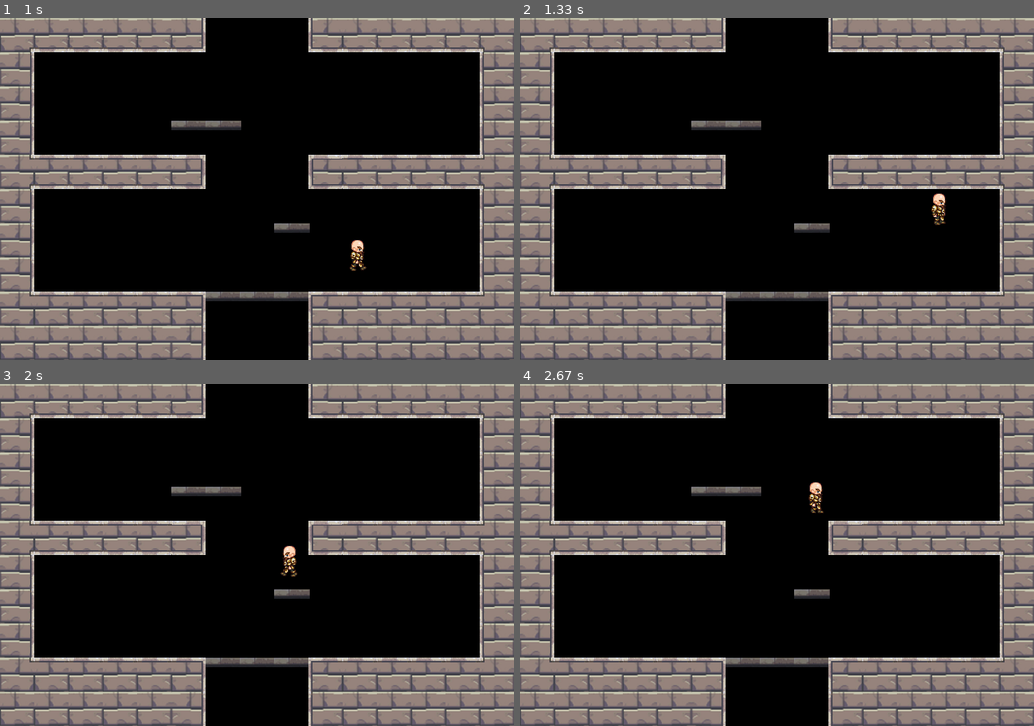
Above: before the commit, frames 1-4 (two rows, left to right).
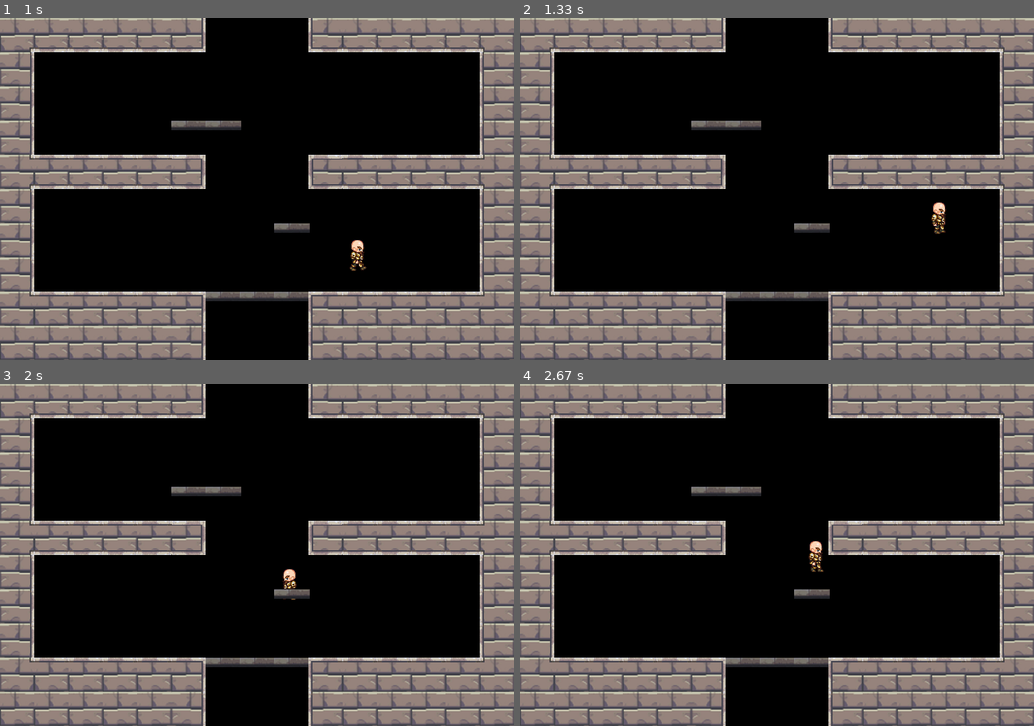
Above: after the commit, the same moments.

Repository: MFTI-summer/ROGUE-LEGACY
Game: pygame game, started from Main Project/Testing.py
Two runs of this game, one before a commit and one after it. Both use one fixed random seed, a clock stepped at 60 frames per second and the inputs below.
Inputs:
- Up to frame 1 (1 s): hold D 0.33-0.8 s; hold D from 0.83 s (still down); tap Space at 0.9 s
- Up to frame 2 (1.33 s): tap Space at 1.2 s; release D at 1.3 s
- Up to frame 3 (2 s): hold A 1.33-1.87 s; tap Space at 1.4, 1.7, 1.97 s; hold A from 1.9 s (still down)
- Up to frame 4 (2.67 s): tap Space at 2.27, 2.4 s; release A at 2.3 s; hold D from 2.33 s (still down)

Frame 1 is identical in both runs. In frame 2, 0.3% of the frame differs, in the area x 80-83%, y 51-64%; in frame 3, 0.3%; in frame 4, 0.4%, in the area x 56-60%, y 28-55%.

Commit message:
Update Hero.py

Diff:
--- a/Main Project/Hero.py
+++ b/Main Project/Hero.py
@@ -102,8 +102,13 @@
 
                 if self.current_speed['y'] < 0:
                     platform_index = self.rect.collidelist(self.level.platforms.sprites())
+                    platform_rect = self.level.platforms.sprites()[platform_index].rect
                     floor_index = self.rect.collidelist(self.level.floor.sprites())
-                    if platform_index != -1 or floor_index != -1:
+                    floor_rect = self.level.floor.sprites()[floor_index].rect
+                    if platform_index != -1 and platform_rect.top <= self.rect.bottom < platform_rect.bottom:
+                        self.current_speed['y'] = 0
+                        self.is_jump = False
+                    if floor_index != -1 and self.rect.bottom >= floor_rect.top - 1 and self.rect.bottom < floor_rect.top + 10:
                         self.current_speed['y'] = 0
                         self.is_jump = False
 
